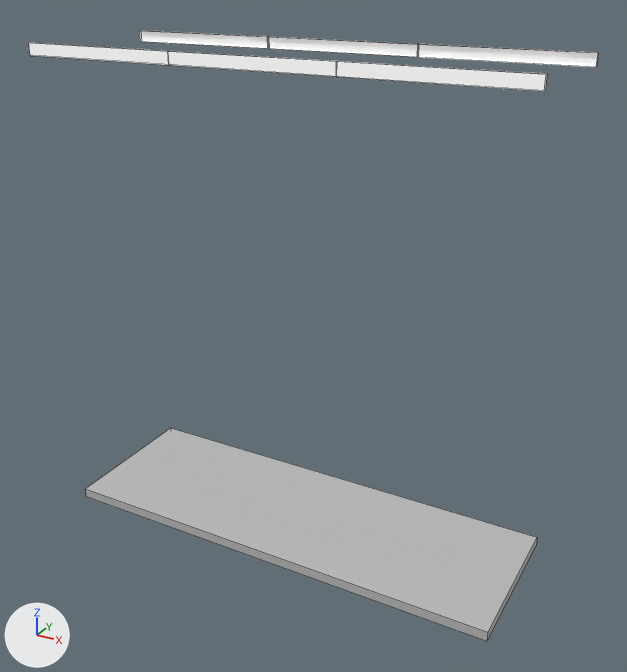
What one commit did to the FBX model OverZombied/Assets/Models/new_platform_gate.fbx.
Both versions are drawn from a 50 mm camera at (0.0248, -0.0434, 0.005) aimed at (0.001, -0.0001, -0.0167). Arrows for +X, +Y and +Z are at lower left; the lights stay in place. Mesh edges are drawn as thin lines. Where no turn or scale is listed for an object, it has been applied to the vertices.
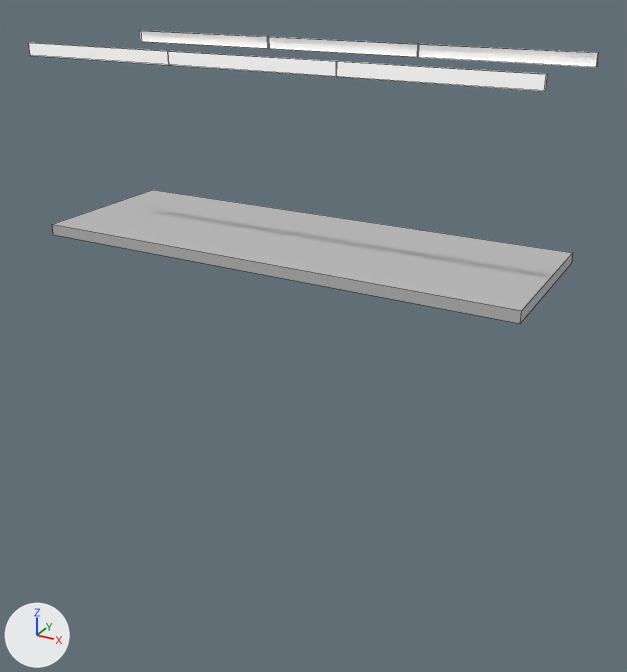
Changed parts and their boxes [x1, y1, x2, y2] in the pictures (627 x 672 px):
'platform', moved
    before: [85, 428, 537, 641]
    after: [52, 190, 573, 323]

The change in detail:
Object 'platform' (ob_platform) moves from (0.0, 0.0, -0.0305) to (0.0, 0.0, -0.01088).
